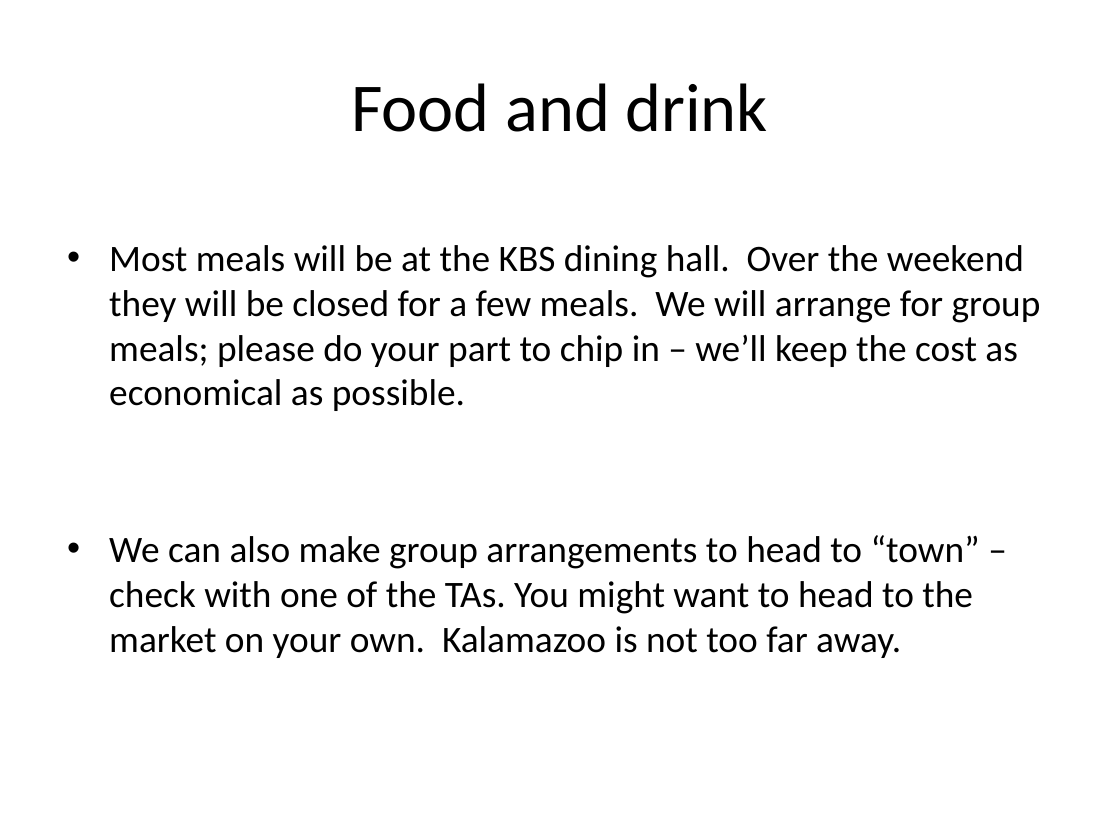
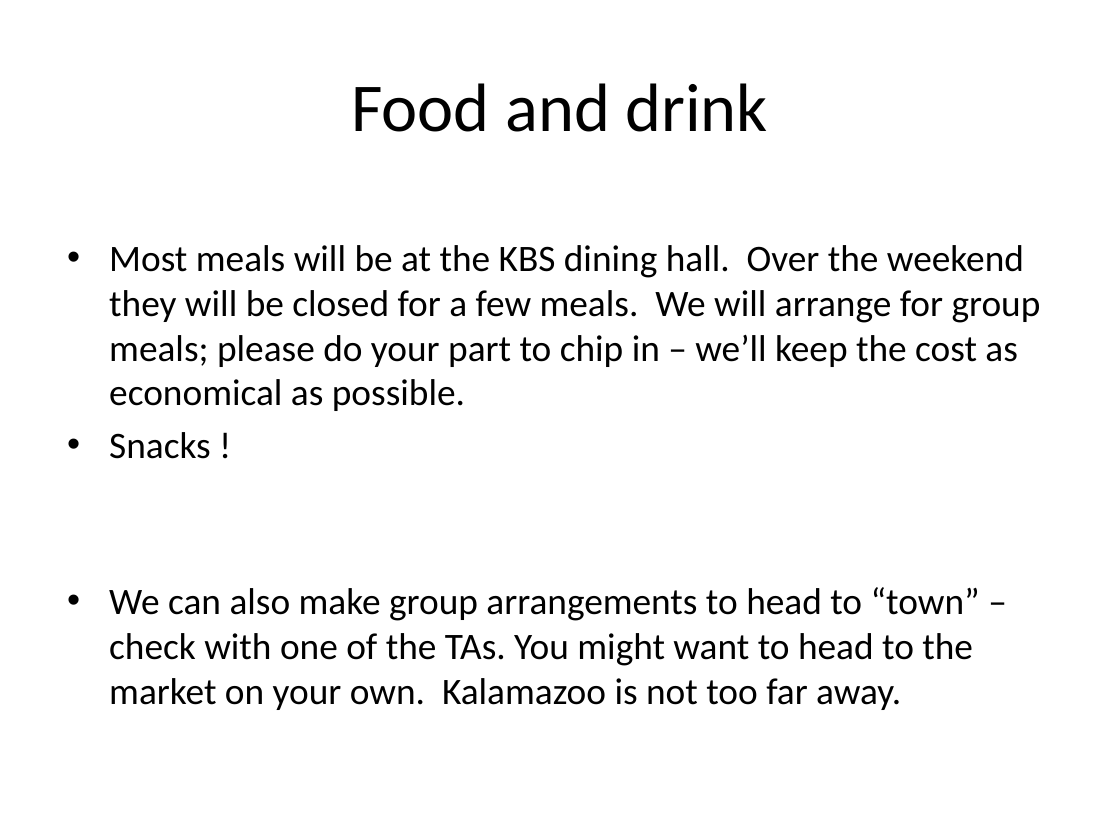
Before and after one commit to edamame-course/docs, a slide deck: slide 12 of extra/Presentations/2015-06-22-AM_Ashley_WelcomeLecture.pptx (slide 11 before the commit). Drawn at 1120x840 pixels with LibreOffice and Linux fonts; fonts in the diff are those of the drawing. Boxes give left, top, right and bottom in pixels: in the first picture for what was removed or moved away, otherwise in the second. Text is boxed around its words. In the diff, an @@ line names an element or a change of style, - is before the commit and + after.

```diff
--- a/extra/Presentations/2015-06-22-AM_Ashley_WelcomeLecture.pptx
+++ b/extra/Presentations/2015-06-22-AM_Ashley_WelcomeLecture.pptx
@@ text at (x1=109, y1=432, x2=211, y2=459): paragraph added @@
+• Snacks !
```
Also in this commit, not shown: 13 other slides changed, 3 slides added, 1 slide removed, 1 other file.
